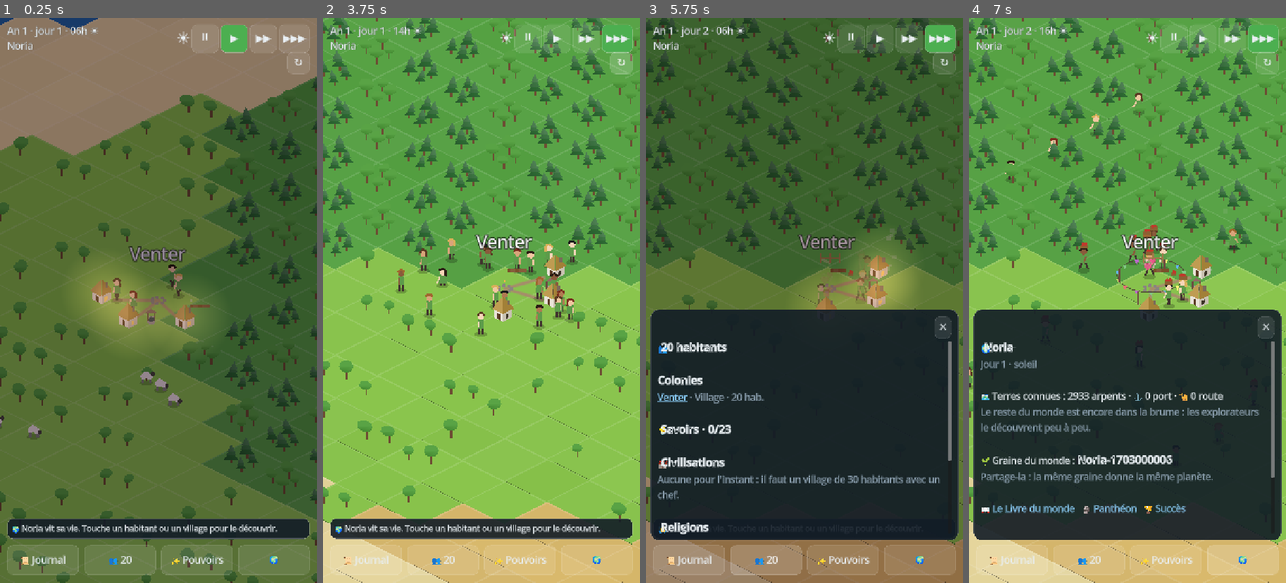
Above: before the commit, frames 1-4 (left to right).
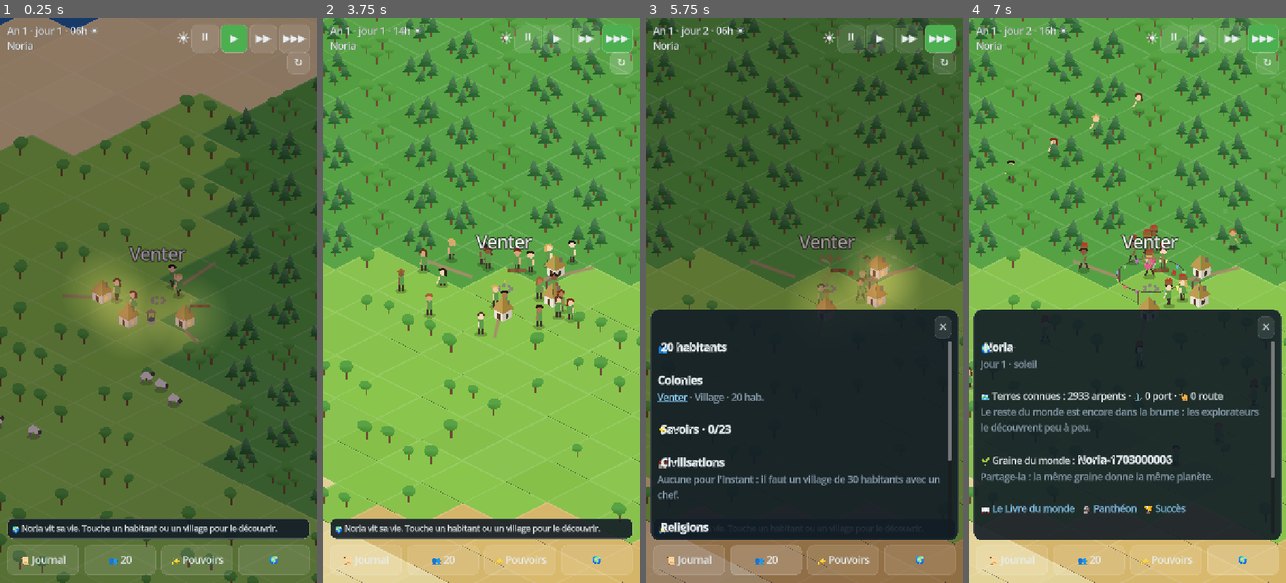
Above: after the commit, the same moments.

Repository: Thomas-Grsst/Planete
Game: Godot game, scene res://scenes/main.tscn
Same seed, same stepped clock (60 frames per second), same inputs: the game is played once before the commit and once after it.
Inputs:
- Up to frame 1 (0.25 s): no input
- Up to frame 2 (3.75 s): click "⏸" at 0.5 s; click "▶" at 1.25 s; click "▶▶" at 2 s; click "▶▶▶" at 2.75 s; click "↻" at 3.5 s
- Up to frame 3 (5.75 s): click "📜 Journal" at 4.25 s; click "👥 20" at 5 s
- Up to frame 4 (7 s): click "✨ Pouvoirs" at 5.75 s; click "🌍" at 6.5 s

The runs differ from the first frame. In frame 1, 0.2% of the frame differs, in the area x 19-68%, y 43-58%; in frame 2, 0.3%, in the area x 32-86%, y 42-57%; in frame 3, 0.2%; in frame 4, 0.2%.

Commit message:
Rues : grandes rues depuis la place, rues en anneau devant les maisons et petits chemins jusqu'à la rue la plus proche, au lieu d'une étoile vers le feu
Co-Authored-By: Claude Opus 5.5 <noreply@anthropic.com>

Diff:
--- a/godot/scripts/view/village_props.gd
+++ b/godot/scripts/view/village_props.gd
@@ -11,6 +11,8 @@
 const PATH := Color("a58d6a")
 const PAVED := Color("9e978c")
 const PLAZA_RADIUS := 0.7
+# Rues en anneau entre les rangées de maisons : [rayon en cases, nombre de maisons à partir duquel on la trace].
+const RING_ROADS := [[1.3, 6], [2.0, 16]]
 const FLAGS := [Color("e57373"), Color("fff176"), Color("64b5f6"), Color("81c784"), Color("ba68c8")]
 const FLAGS_SOLSTICE := [Color("ffb74d"), Color("fff3c4"), Color("e53935")]
 const MAX_LOGS := 8
@@ -173,19 +175,43 @@
 
 
 # Chemins de terre au village, puis rues pavées et place centrale au bourg.
+# Quelques grandes rues partent de la place, des rues en anneau passent devant les maisons,
+# et chaque maison n'a qu'un petit bout de chemin jusqu'à la rue la plus proche.
 func _draw_streets() -> void:
 	var s: Dictionary = village.settlement
+	var mid: Vector2 = village.center()
 	if not village.alive() or s["level"] < 2:
 		return
-	var world: Dictionary = Sim.state["world"]
 	var paved: bool = s["level"] >= HouseStyle.TOWN_LEVEL
 	var ink := PAVED if paved else PATH
-	var c: Vector2 = Iso.ground(world, s["x"], s["y"]) - global_position
-	for i in village.houses.size():
+	var width := 3.0 if paved else 2.0
+	var houses: int = village.houses.size()
+	var rings: Array = []
+	for r in RING_ROADS:
+		if houses > r[1]:
+			rings.append(r[0])
+	var outer: float = (rings[-1] if not rings.is_empty() else PLAZA_RADIUS) + 0.9
+	var spokes: Array = []
+	var turn := float(s["id"] % 7) * 0.37
+	for k in (4 if houses > 6 else 3):
+		spokes.append(turn + TAU * k / (4 if houses > 6 else 3))
+	for a in spokes:
+		_street(mid + Vector2(cos(a), sin(a)) * PLAZA_RADIUS, mid + Vector2(cos(a), sin(a)) * outer, ink, width)
+	for r in rings:
+		var prev: Vector2 = mid + Vector2(r, 0)
+		for k in range(1, 33):
+			var a := TAU * k / 32.0
+			var next: Vector2 = mid + Vector2(cos(a), sin(a)) * r
+			_street(prev, next, ink, width)
+			prev = next
+	for i in houses:
 		var tile: Vector2 = village.slot_tile(i)
-		var door: Vector2 = tile + (village.center() - tile) * 0.22
-		ground.draw_line(c, Iso.ground(world, door.x, door.y) - global_position, ink, 3.0 if paved else 2.0, true)
+		var door: Vector2 = tile + (mid - tile) * 0.22
+		var join: Vector2 = _nearest_street(door, rings, spokes, outer)
+		if door.distance_to(join) > 0.05:
+			_street(door, join, ink, width * 0.7)
 	if paved:
+		var c: Vector2 = _ground_at(mid)
 		var hw := Iso.TILE_W * PLAZA_RADIUS
 		var hh := Iso.TILE_H * PLAZA_RADIUS
 		ground.draw_colored_polygon(PackedVector2Array([c + Vector2(0, -hh), c + Vector2(hw, 0), c + Vector2(0, hh), c + Vector2(-hw, 0)]), PAVED)
@@ -193,6 +219,33 @@
 			var f := (k + 1) / 4.0
 			ground.draw_line(c + Vector2(-hw * (1.0 - f), -hh * f), c + Vector2(hw * f, hh * (1.0 - f)), PAVED.darkened(0.12), 0.6)
 			ground.draw_line(c + Vector2(-hw * f, hh * (1.0 - f)), c + Vector2(hw * (1.0 - f), -hh * f), PAVED.darkened(0.12), 0.6)
+
+
+func _ground_at(tile: Vector2) -> Vector2:
+	return Iso.ground(Sim.state["world"], tile.x, tile.y) - global_position
+
+
+func _street(a: Vector2, b: Vector2, ink: Color, width: float) -> void:
+	ground.draw_line(_ground_at(a), _ground_at(b), ink, width, true)
+
+
+# Le point de rue le plus proche d'une porte : la place, un anneau ou une grande rue.
+func _nearest_street(door: Vector2, rings: Array, spokes: Array, outer: float) -> Vector2:
+	var mid: Vector2 = village.center()
+	var rel := door - mid
+	var dist := rel.length()
+	var best := mid + rel.normalized() * PLAZA_RADIUS
+	for r in rings:
+		var p: Vector2 = mid + rel.normalized() * r
+		if door.distance_to(p) < door.distance_to(best):
+			best = p
+	for a in spokes:
+		var dir := Vector2(cos(a), sin(a))
+		var along: float = clamp(rel.dot(dir), PLAZA_RADIUS, outer)
+		var p: Vector2 = mid + dir * along
+		if door.distance_to(p) < door.distance_to(best):
+			best = p
+	return best if dist > PLAZA_RADIUS else door
 
 
 # Guirlandes de fanions en cercle autour de la place les soirs de fête.
